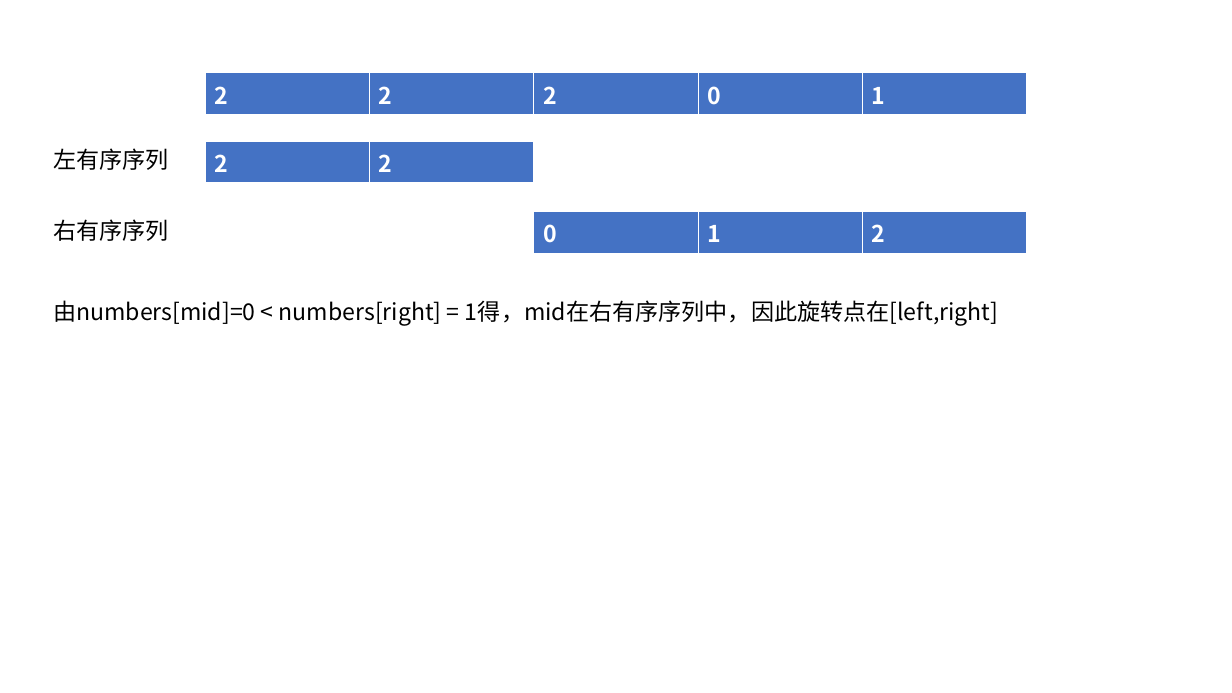
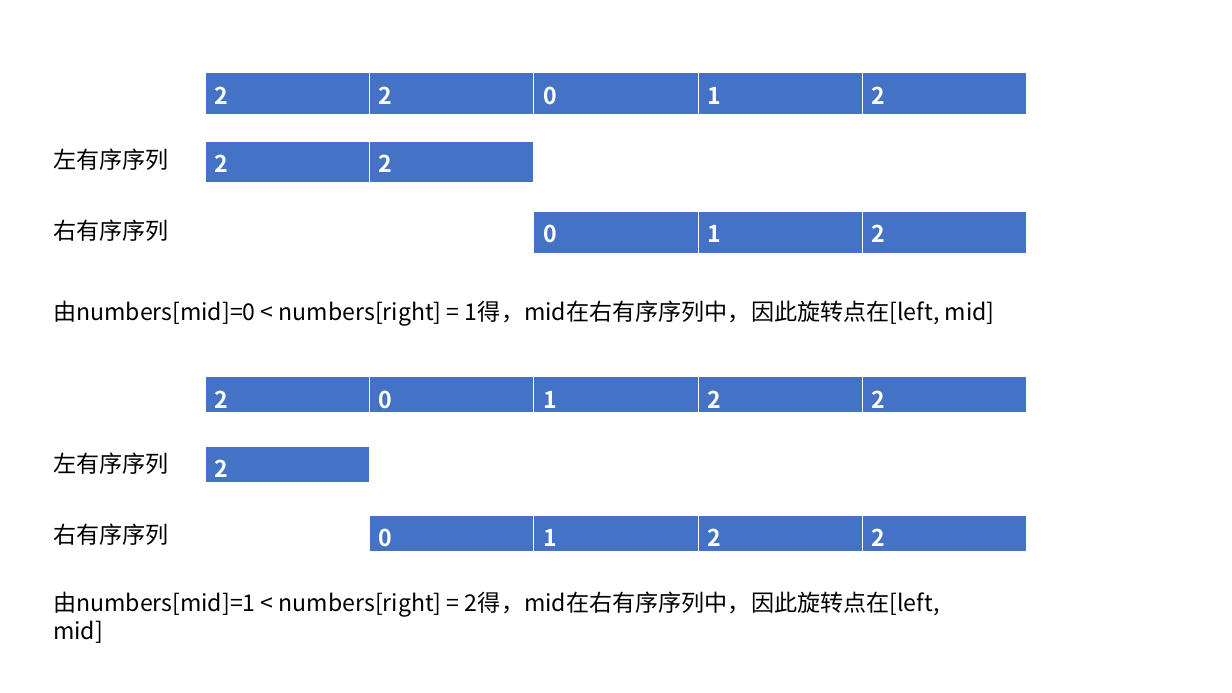
Before and after one commit to Abdullah-Hanafi/LeetCode_Solution, a slide deck: slide 4 of img/剑指Offer.pptx. Drawn at 1232x693 pixels with LibreOffice and Linux fonts; fonts in the diff are those of the drawing. Boxes give left, top, right and bottom in pixels: in the first picture for what was removed or moved away, otherwise in the second. Text is boxed around its words. In the diff, an @@ line names an element or a change of style, - is before the commit and + after.

Commit message:
offer11

```diff
--- a/img/剑指Offer.pptx
+++ b/img/剑指Offer.pptx
@@ table at bbox=[205, 73, 1028, 111] @@
-row 1: 2 | 2 | 2 | 0 | 1
+row 1: 2 | 2 | 0 | 1 | 2
@@ text at bbox=[53, 300, 995, 326]: text changed @@
-由numbers[mid]=0 < numbers[right] = 1得，mid在右有序序列中，因此旋转点在[left,right]
+由numbers[mid]=0 < numbers[right] = 1得，mid在右有序序列中，因此旋转点在[left, mid]
@@ table added at bbox=[205, 377, 1028, 417], 1 rows, 5 columns @@
+2 | 0 | 1 | 2 | 2
@@ table added at bbox=[205, 446, 370, 487], 1 rows, 1 columns @@
+2
@@ text added at bbox=[53, 452, 168, 474], 18 pt, text #000000 @@
+左有序序列
@@ text added at bbox=[53, 523, 168, 545], 18 pt, text #000000 @@
+右有序序列
@@ table added at bbox=[370, 516, 534, 556], 1 rows, 1 columns @@
+0
@@ table added at bbox=[534, 516, 1028, 556], 1 rows, 3 columns @@
+1 | 2 | 2
@@ text added at bbox=[53, 591, 940, 617], 18 pt, text #000000 @@
+由numbers[mid]=1 < numbers[right] = 2得，mid在右有序序列中，因此旋转点在[left, mid]
```
